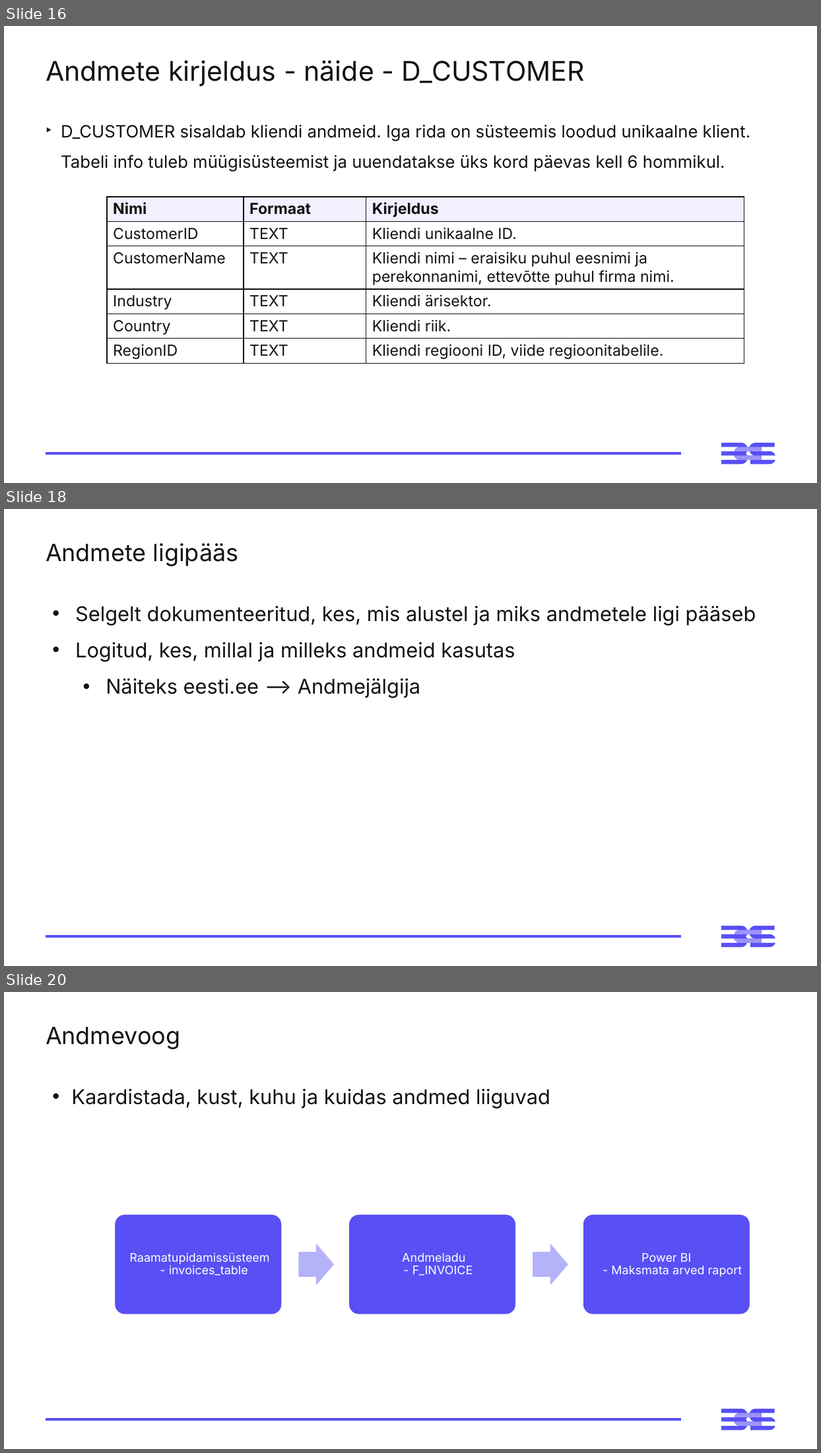
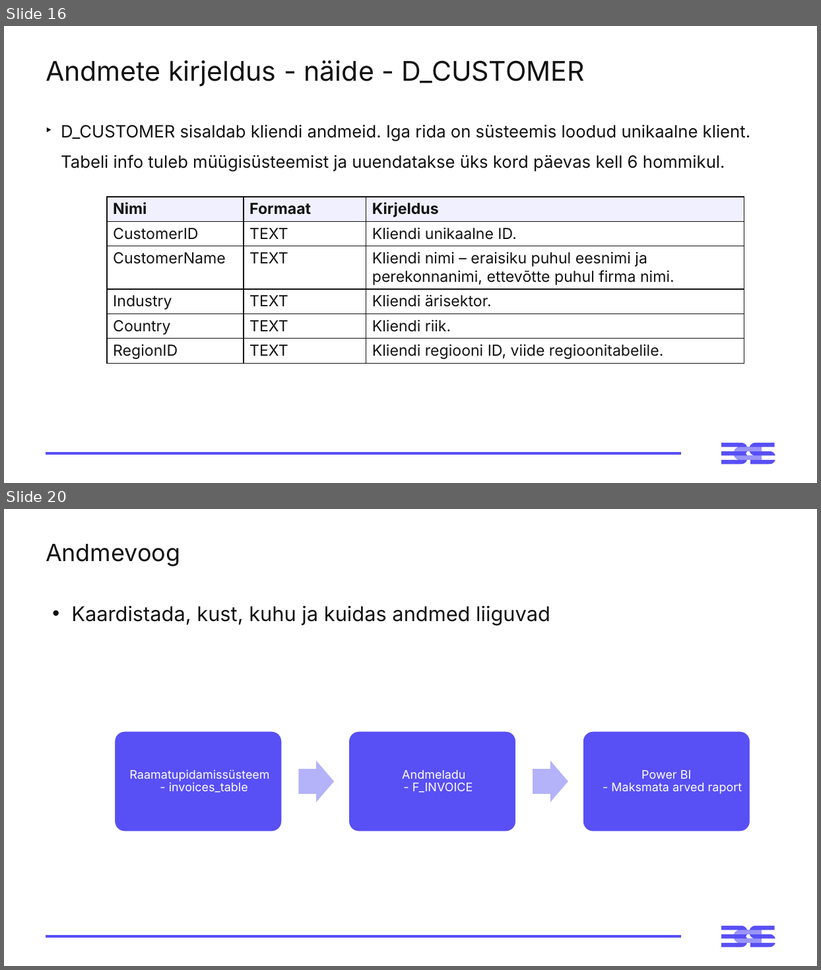
Before and after one commit to emilieabel/andmetarkus, a slide deck: Materjalid/Day9 Andmekorraldus Dim Fakt/9-paev-andmetarkus-esitlus.pptx. Shown one above the other, each under a label of ours: slides 16, 18 and 20 before the commit, slides 16 and 20 after it; the slides between them are not shown. The pictures are 821x1453 and 821x970 pixels, drawn with LibreOffice and Linux fonts; fonts in the diff are those of the drawing. Boxes give left, top, right and bottom in pixels: in the first picture for what was removed or moved away, otherwise in the second. Text is boxed around its words. In the diff, an @@ line names an element or a change of style, - is before the commit and + after.

```diff
--- a/Materjalid/Day9 Andmekorraldus Dim Fakt/9-paev-andmetarkus-esitlus.pptx
+++ b/Materjalid/Day9 Andmekorraldus Dim Fakt/9-paev-andmetarkus-esitlus.pptx
@@ slide 18 removed at [4,509,817,966], background #FFFFFF; not listed: 3 template elements that a slide beside it also shows @@
@@ title removed at [46,543,239,566] @@
-Andmete ligipääs
@@ text removed at [75,606,756,698] @@
-• Selgelt dokumenteeritud, kes, mis alustel ja miks andmetele ligi pääseb
-• Logitud, kes, millal ja milleks andmeid kasutas
-  • Näiteks eesti.ee --> Andmejälgija
```
Also in this commit, not shown: 1 slide changed, 2 slides added, 1 other slide removed, 7 other files.
